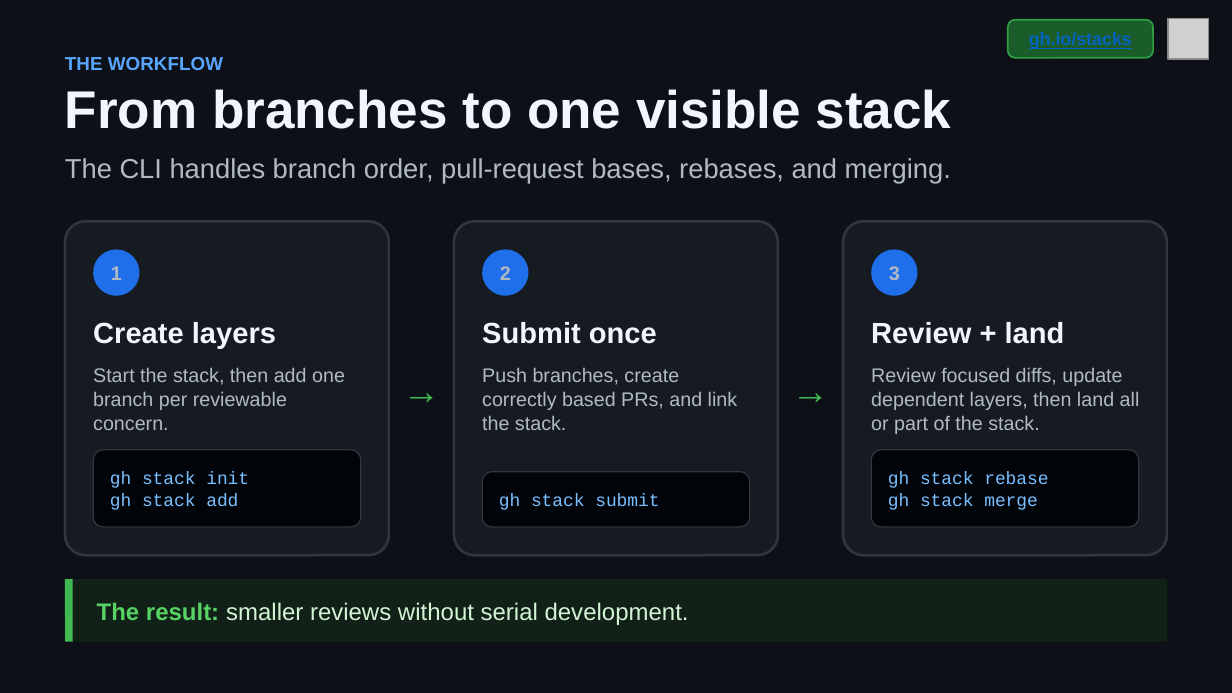
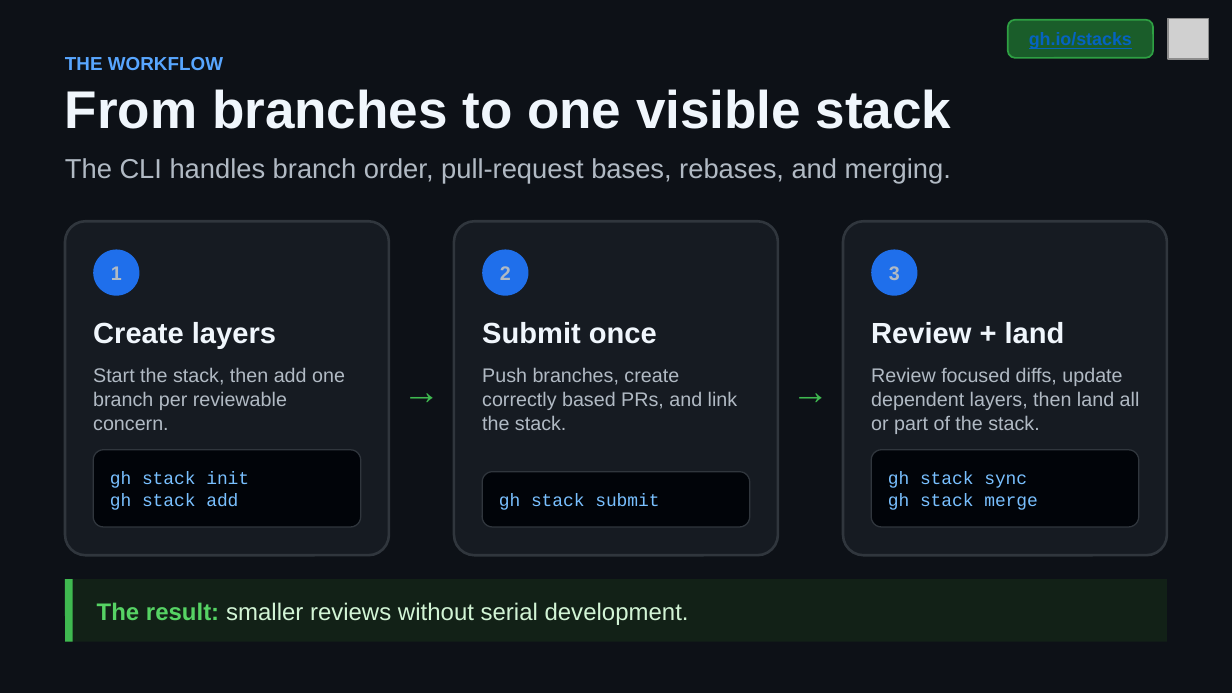
Before and after one commit to DanWahlin/gh-stack-demo, a slide deck: slide 4 of github-stacked-prs.pptx. Drawn at 1232x693 pixels with LibreOffice and Linux fonts; fonts in the diff are those of the drawing; grey boxes stand for pictures. Boxes give left, top, right and bottom in pixels: in the first picture for what was removed or moved away, otherwise in the second. Text is boxed around its words. In the diff, an @@ line names an element or a change of style, - is before the commit and + after.

Commit message:
docs: add real stacked PR terminal workflow

```diff
--- a/github-stacked-prs.pptx
+++ b/github-stacked-prs.pptx
@@ text at bbox=[888, 472, 1027, 488]: text changed @@
-gh stack rebase
+gh stack sync
```
Also in this commit, not shown: 1 slide added, 5 other files.
